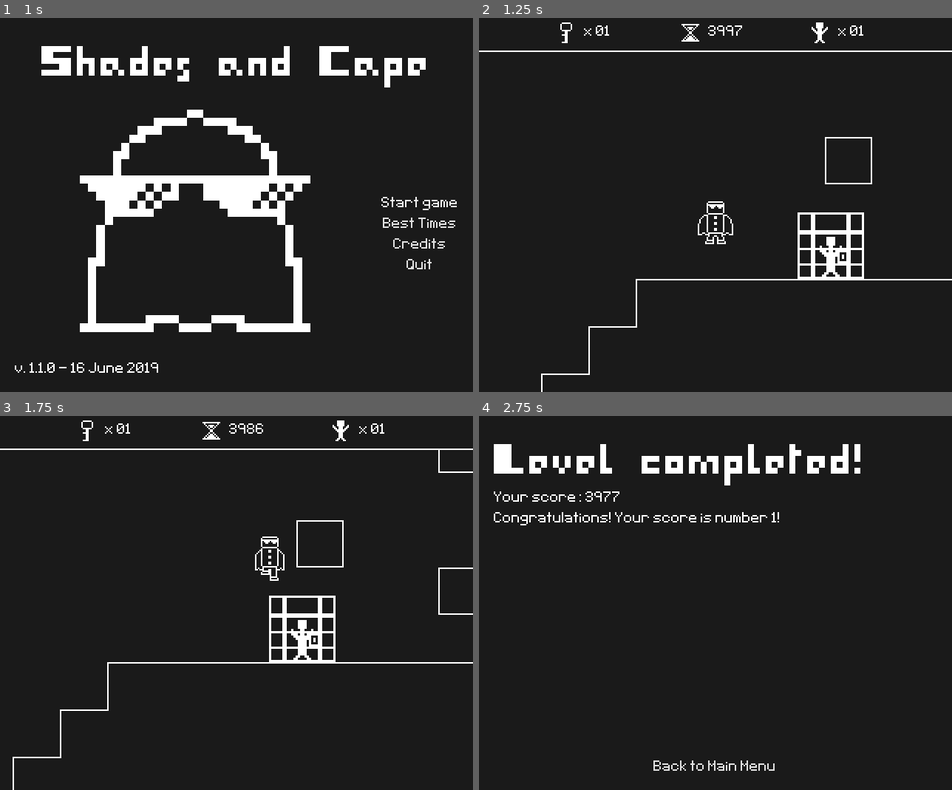
Above: before the commit, frames 1-4 (two rows, left to right).
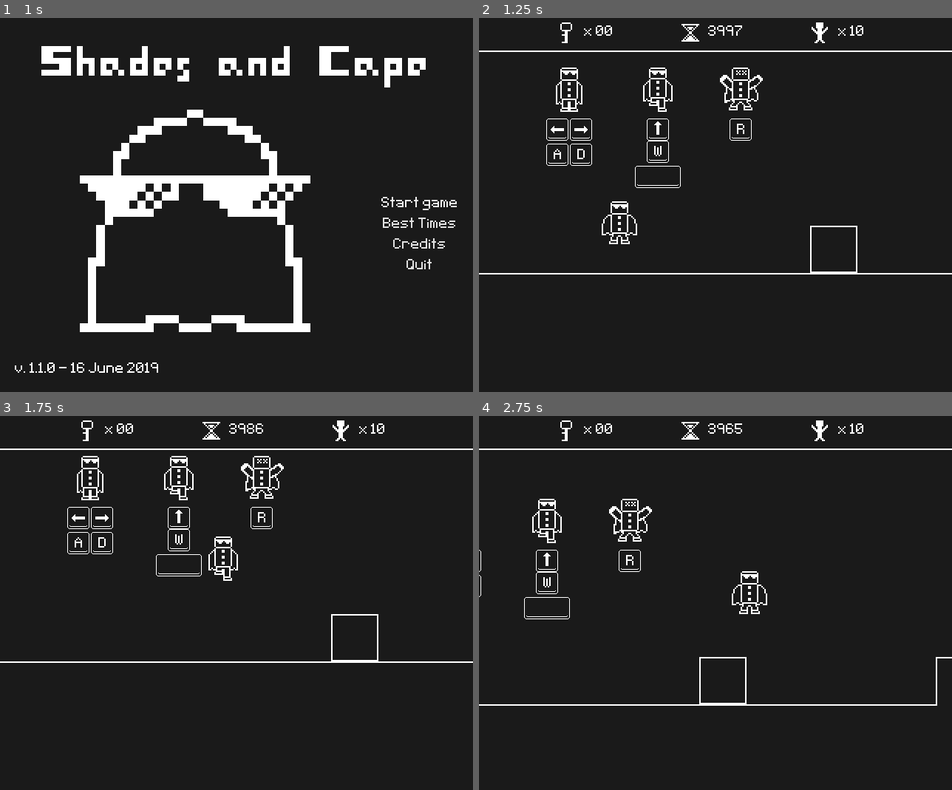
Above: after the commit, the same moments.

Repository: Kiel97/bialjam2019
Game: Godot game, scene res://Menu/MainMenu.tscn
Same seed, same stepped clock (60 frames per second), same inputs: the game is played once before the commit and once after it. Sound files missing from this copy of the repository are replaced by a short silence.
Inputs:
- Up to frame 1 (1 s): click "Start game" at 0.5 s
- Up to frame 2 (1.25 s): no input
- Up to frame 3 (1.75 s): hold Right (move_right) from 1.28 s (still down); tap Up (jump) at 1.52 s
- Up to frame 4 (2.75 s): keep holding Right (move_right); tap Up (jump) at 2.27 s

Frame 1 is identical in both runs. In frame 2, 3.9% of the frame differs, in the area x 0-100%, y 1-100%; in frame 3, 3.8%; in frame 4, 5.5%, in the area x 0-100%, y 1-95%.

Commit message:
Revert level to normal state

Diff:
--- a/Bialjam2019/Levels/Level.tscn
+++ b/Bialjam2019/Levels/Level.tscn
@@ -96,6 +96,7 @@
 position = Vector2( 1151, 72 )
 
 [node name="Cages" type="Node" parent="."]
+editor/display_folded = true
 
 [node name="Cage" parent="Cages" instance=ExtResource( 6 )]
 position = Vector2( 612, 453 )
@@ -103,11 +104,11 @@
 
 [node name="Cage2" parent="Cages" instance=ExtResource( 6 )]
 position = Vector2( 816, 518 )
-state = 1
+state = 2
 
 [node name="Cage3" parent="Cages" instance=ExtResource( 6 )]
 position = Vector2( 1081, 646 )
-state = 1
+state = 0
 
 [node name="Cage4" parent="Cages" instance=ExtResource( 6 )]
 position = Vector2( 1208, 646 )
@@ -115,19 +116,19 @@
 
 [node name="Cage5" parent="Cages" instance=ExtResource( 6 )]
 position = Vector2( 1144, 293 )
-state = 1
+state = 0
 
 [node name="Cage6" parent="Cages" instance=ExtResource( 6 )]
 position = Vector2( 1391, 293 )
-state = 1
+state = 2
 
 [node name="Cage7" parent="Cages" instance=ExtResource( 6 )]
 position = Vector2( 1523, 293 )
-state = 1
+state = 2
 
 [node name="Cage8" parent="Cages" instance=ExtResource( 6 )]
 position = Vector2( 1308, 901 )
-state = 1
+state = 0
 
 [node name="Cage9" parent="Cages" instance=ExtResource( 6 )]
 position = Vector2( 1539, 933 )
@@ -135,27 +136,27 @@
 
 [node name="Cage10" parent="Cages" instance=ExtResource( 6 )]
 position = Vector2( 2199, 869 )
-state = 1
+state = 0
 
 [node name="Cage11" parent="Cages" instance=ExtResource( 6 )]
 position = Vector2( 2015, 646 )
-state = 1
+state = 0
 
 [node name="Cage12" parent="Cages" instance=ExtResource( 6 )]
 position = Vector2( 2572, 614 )
-state = 1
+state = 2
 
 [node name="Cage13" parent="Cages" instance=ExtResource( 6 )]
 position = Vector2( 2768, 485 )
-state = 1
+state = 0
 
 [node name="Cage14" parent="Cages" instance=ExtResource( 6 )]
 position = Vector2( 3086, 230 )
-state = 1
+state = 0
 
 [node name="Cage15" parent="Cages" instance=ExtResource( 6 )]
 position = Vector2( 2768, 230 )
-state = 1
+state = 2
 
 [node name="Cage16" parent="Cages" instance=ExtResource( 6 )]
 position = Vector2( 2700, 230 )
@@ -163,15 +164,15 @@
 
 [node name="Cage17" parent="Cages" instance=ExtResource( 6 )]
 position = Vector2( 2512, 230 )
-state = 1
+state = 0
 
 [node name="Cage18" parent="Cages" instance=ExtResource( 6 )]
 position = Vector2( 2447, 230 )
-state = 1
+state = 0
 
 [node name="Hero" parent="." instance=ExtResource( 7 )]
 editor/display_folded = true
-position = Vector2( 534, 424 )
+position = Vector2( 95, 556 )
 
 [node name="BackgroundPlayer" type="AudioStreamPlayer" parent="."]
 stream = ExtResource( 8 )
